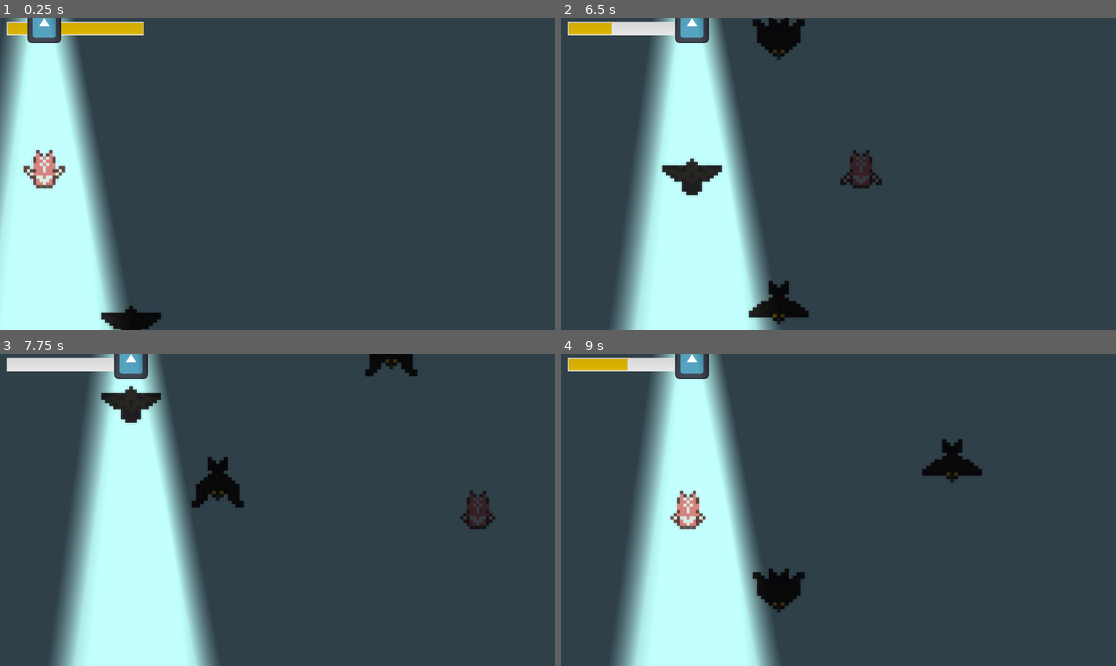
Above: before the commit, frames 1-4 (two rows, left to right).
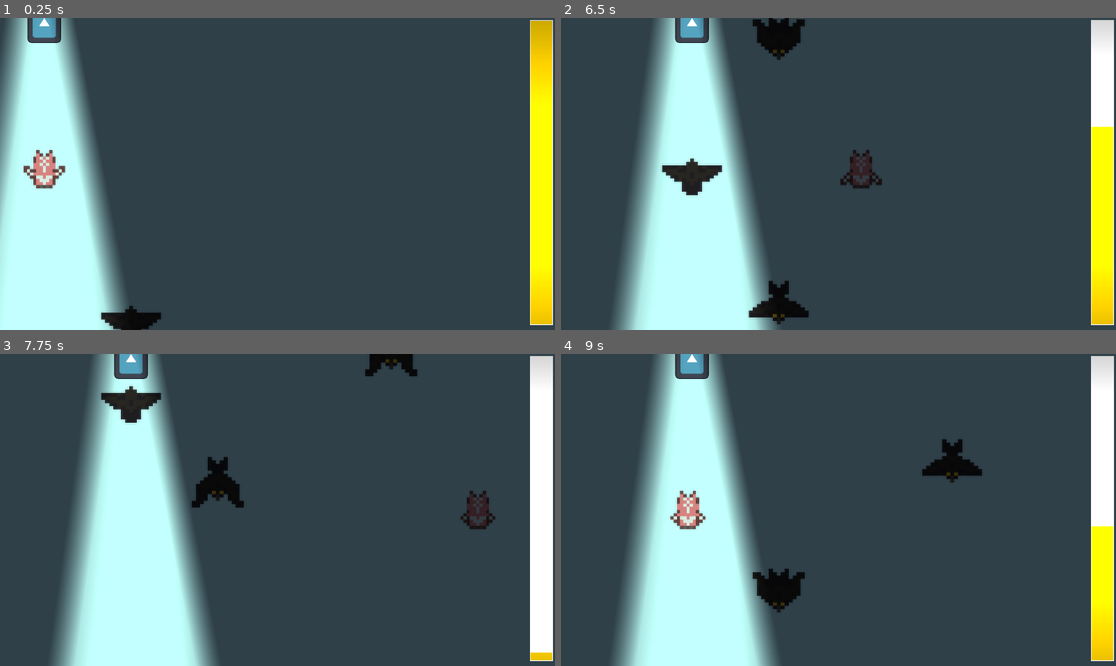
Above: after the commit, the same moments.

Repository: AuroraFreire/horizons-europa
Game: Godot game, scene res://world.tscn
Same seed, same stepped clock (60 frames per second), same inputs: the game is played once before the commit and once after it. The engine's default icon, where the game draws it, is replaced by a stand-in: a white triangle on a blue panel in a dark square.
Inputs:
- Up to frame 1 (0.25 s): no input
- Up to frame 2 (6.5 s): hold D (right) 0.53-1.28 s; hold A (left) 1.28-2.03 s; hold D (right) 2.03-3.53 s; hold A (left) 3.53-5.78 s; hold D (right) from 5.78 s (still down)
- Up to frame 3 (7.75 s): keep holding D (right)
- Up to frame 4 (9 s): release D (right) at 8.03 s; hold A (left) from 8.03 s (still down)

The runs differ from the first frame. In frame 1, 4.9% of the frame differs, in the area x 1-100%, y 0-99%; in frame 2, 4.9%; in frame 3, 4.9%; in frame 4, 4.9%.

Commit message:
make bar vertical

Diff:
--- a/bar.gd
+++ b/bar.gd
@@ -2,11 +2,5 @@
 
 @onready var sun = get_node("../../Sun")
 
-# Called when the node enters the scene tree for the first time.
-func _ready() -> void:
-	pass # Replace with function body.
-
-
-# Called every frame. 'delta' is the elapsed time since the previous frame.
 func _process(delta: float) -> void:
-	scale.x = sun.counter
+	scale.y = sun.counter
--- a/sun.gd
+++ b/sun.gd
@@ -27,7 +27,7 @@
 		time = 0
 		timer = randf_range(500, 1000)
 	if(player.lane_index != sun.lane_index):
-		counter = max(counter-delta,0.0)
+		counter = max(counter-delta/2.0,0.0)
 		if(counter <= 0):
 			print("dead")
 	elif(player.lane_index == sun.lane_index):
--- a/world.tscn
+++ b/world.tscn
@@ -29,32 +29,6 @@
 offset_bottom = 192.0
 color = Color(0.64705884, 0.88235295, 1, 1)
 
-[node name="EnergyBar" type="Control" parent="." unique_id=1795019983]
-light_mask = 2
-visibility_layer = 2
-layout_mode = 3
-anchors_preset = 0
-offset_left = -281.0
-offset_top = -158.0
-offset_right = -241.0
-offset_bottom = -118.0
-
-[node name="BG" type="ColorRect" parent="EnergyBar" unique_id=1631580154]
-light_mask = 2
-layout_mode = 0
-offset_right = 142.0
-offset_bottom = 14.0
-
-[node name="Bar" type="ColorRect" parent="EnergyBar" unique_id=1800226267]
-light_mask = 2
-layout_mode = 0
-offset_left = 0.6348846
-offset_top = 1.0
-offset_right = 141.0
-offset_bottom = 13.0
-color = Color(0.95562464, 0.7876952, 0, 1)
-script = ExtResource("1_036b0")
-
 [node name="CanvasModulate" type="CanvasModulate" parent="." unique_id=1019229192]
 color = Color(0.28485027, 0.28485027, 0.28485027, 1)
 
@@ -70,3 +44,30 @@
 enemy_types = Array[PackedScene]([ExtResource("3_aqk2v")])
 
 [node name="Sun" parent="." unique_id=876680902 instance=ExtResource("4_aqk2v")]
+
+[node name="EnergyBar" type="Control" parent="." unique_id=1795019983]
+light_mask = 2
+visibility_layer = 2
+layout_mode = 3
+anchors_preset = 0
+offset_left = 262.0
+offset_top = -160.0
+offset_right = 302.0
+offset_bottom = -120.0
+
+[node name="BG" type="ColorRect" parent="EnergyBar" unique_id=1631580154]
+light_mask = 2
+layout_mode = 0
+offset_right = 24.0
+offset_bottom = 317.0
+
+[node name="Bar" type="ColorRect" parent="EnergyBar" unique_id=1800226267]
+light_mask = 2
+layout_mode = 0
+offset_left = 22.999996
+offset_top = 316.0
+offset_right = 45.36511
+offset_bottom = 631.0
+rotation = -3.1415927
+color = Color(0.95562464, 0.7876952, 0, 1)
+script = ExtResource("1_036b0")
